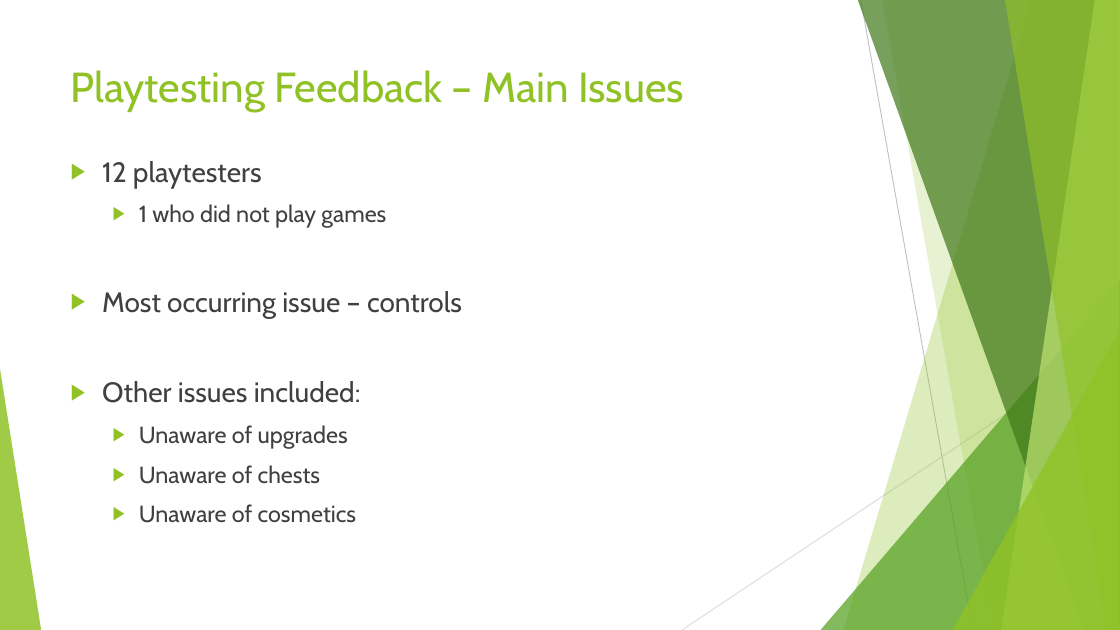
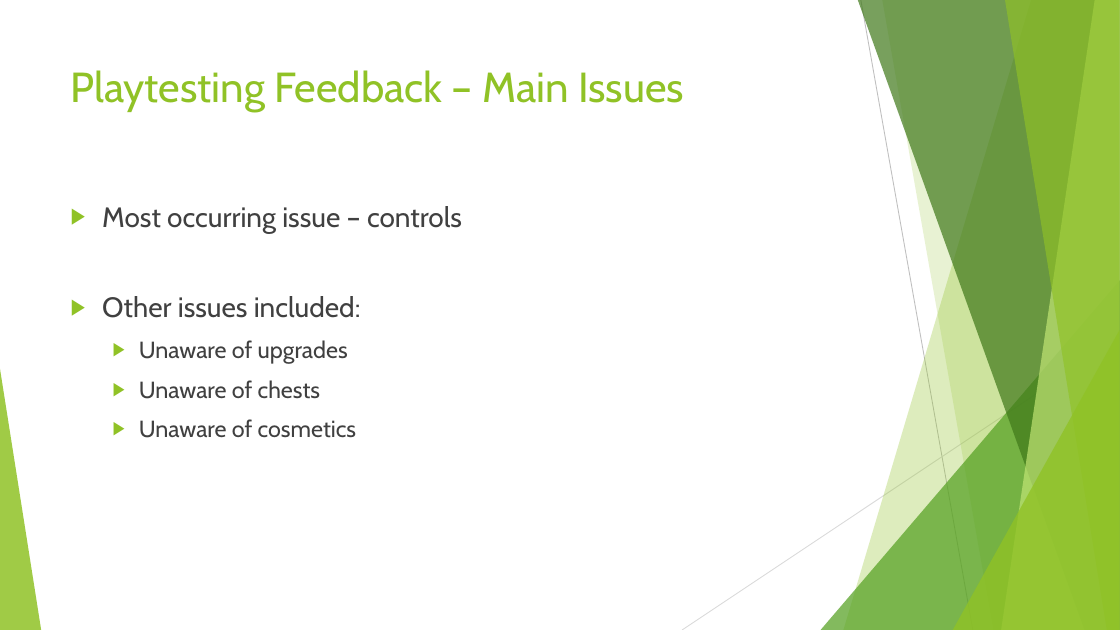
Before and after one commit to UoSGamesGroups/level-6-l6-group-5, a slide deck: slide 5 of Project Management/Pitches/Pitch 6.pptx. Drawn at 1120x630 pixels with LibreOffice and Linux fonts; fonts in the diff are those of the drawing. Boxes give left, top, right and bottom in pixels: in the first picture for what was removed or moved away, otherwise in the second. Text is boxed around its words. In the diff, an @@ line names an element or a change of style, - is before the commit and + after.

Commit message:
added pitch

```diff
--- a/Project Management/Pitches/Pitch 6.pptx
+++ b/Project Management/Pitches/Pitch 6.pptx
@@ text at [102, 161, 386, 228]: paragraphs removed @@
-▶ 12 playtesters
-  ▶ 1 who did not play games
```
Also in this commit, not shown: 1 other slide changed, 2 slides added, 3 slides removed.
